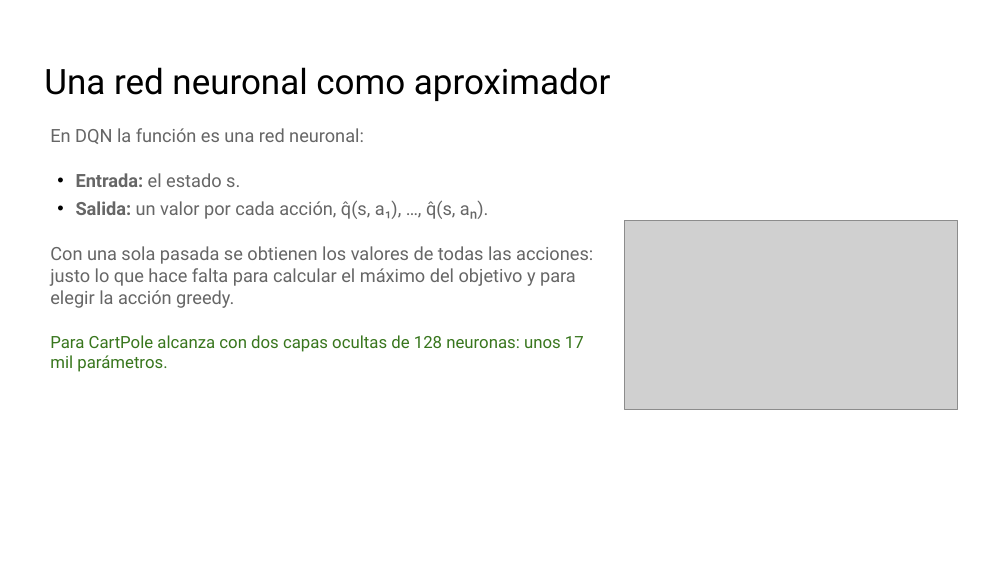
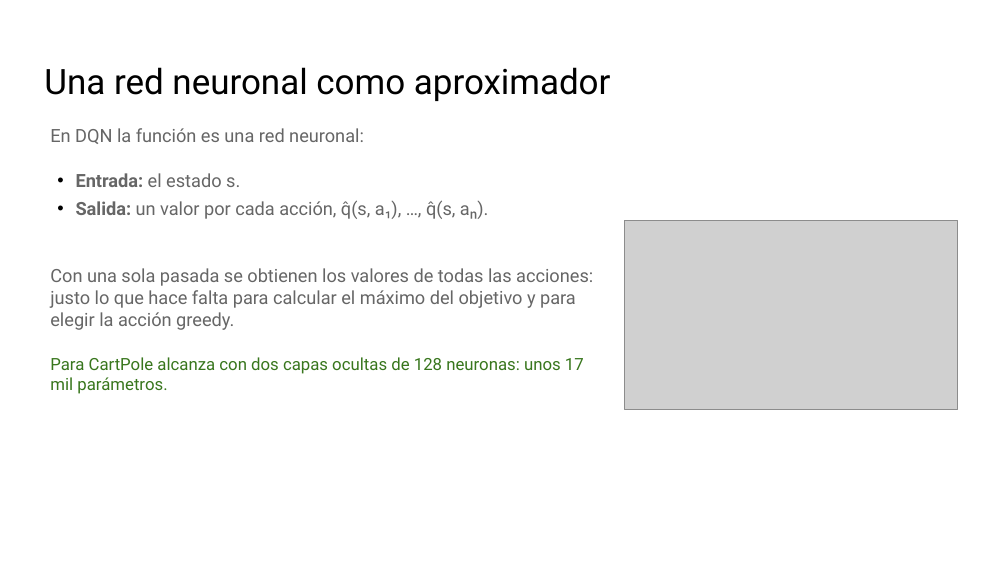
Before and after one commit to telsesser/2026-ML-UNLU, a slide deck: slide 11 of 03-refuerzos/presentaciones/C3-2_ Aproximación de funciones y DQN.pptx. Drawn at 1008x567 pixels with LibreOffice and Linux fonts; fonts in the diff are those of the drawing; grey boxes stand for pictures; background and template pictures are left out. Boxes give left, top, right and bottom in pixels: in the first picture for what was removed or moved away, otherwise in the second. Text is boxed around its words. In the diff, an @@ line names an element or a change of style, - is before the commit and + after.

```diff
--- a/03-refuerzos/presentaciones/C3-2_ Aproximación de funciones y DQN.pptx
+++ b/03-refuerzos/presentaciones/C3-2_ Aproximación de funciones y DQN.pptx
@@ text "Con una sola pasada se ...": place and size @@
-text "Con una sola pasada se ..." at [50,246,593,308]
+text "Con una sola pasada se ..." at [50,268,593,330]
@@ text "Para CartPole alcanza con dos ...": place and size @@
-text "Para CartPole alcanza con dos ..." at [50,335,584,372]
+text "Para CartPole alcanza con dos ..." at [50,357,584,394]
```
Also in this commit, not shown: 4 other slides changed, 23 other files.
